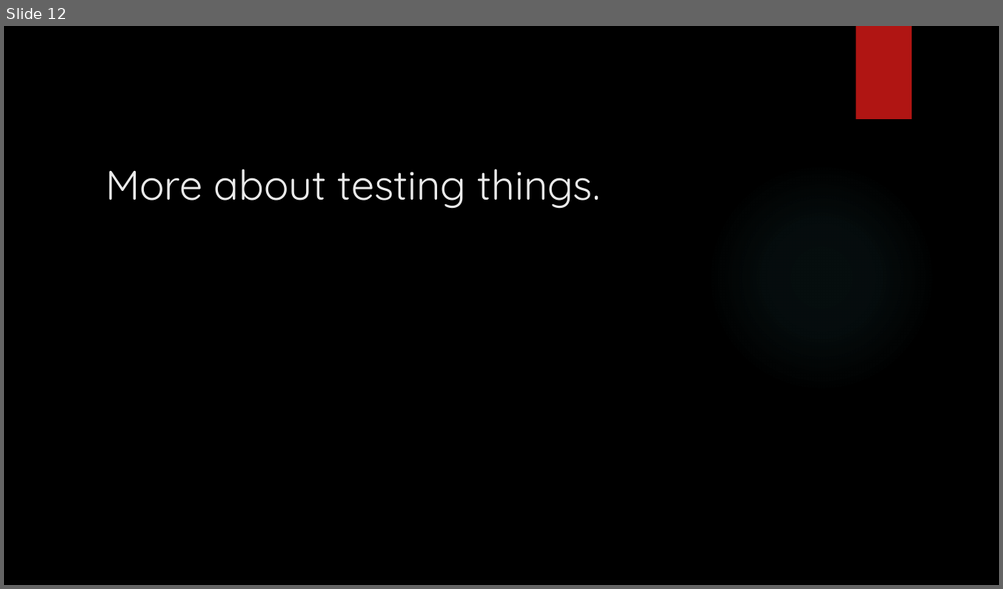
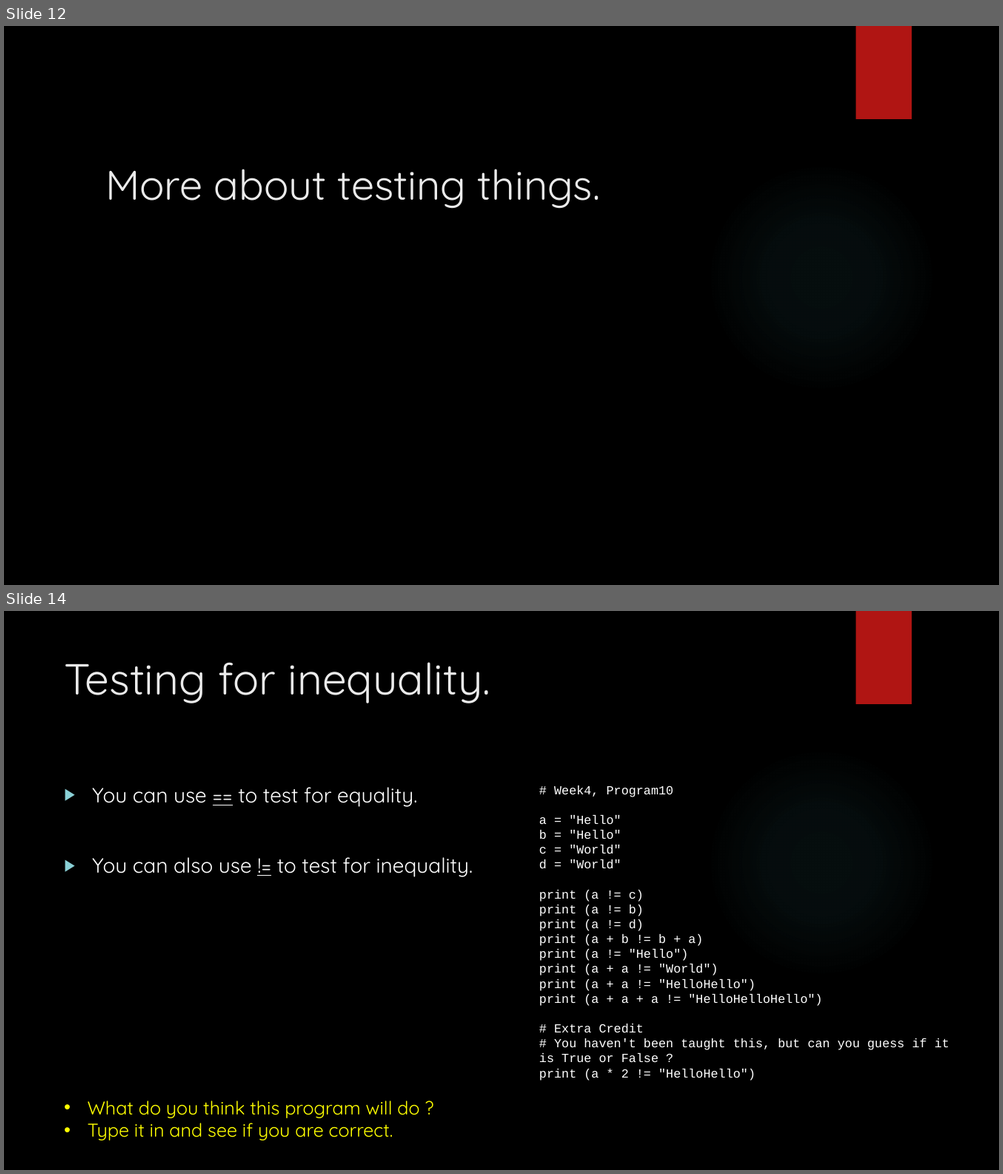
Before and after one commit to davidgroves/DGM_Tutorials, a slide deck: week4/week4.pptx. Shown one above the other, each under a label of ours: slide 12 before the commit, slides 12 and 14 after it; the slides between them are not shown. The pictures are 1003x589 and 1003x1174 pixels, drawn with LibreOffice and Linux fonts; fonts in the diff are those of the drawing; background and template pictures are left out. Boxes give left, top, right and bottom in pixels: in the first picture for what was removed or moved away, otherwise in the second. Text is boxed around its words. In the diff, an @@ line names an element or a change of style, - is before the commit and + after.

Commit message:
Week 4 Draft Finished.

```diff
--- a/week4/week4.pptx
+++ b/week4/week4.pptx
@@ slide 14 added at box(4, 611, 999, 1170), background picture (left out); not listed: 2 template elements that a slide beside it also shows @@
@@ title added at box(64, 662, 490, 703), 42 pt, text #EBEBEB @@
+Testing for inequality.
@@ text added at box(92, 787, 472, 877), 20 pt, text #FFFFFF @@
+▶ You can use == to test for equality.
+▶ You can also use != to test for inequality.
@@ text added at box(539, 786, 949, 1081), 12 pt, text #FFFFFF @@
+# Week4, Program10
+a = "Hello"
+b = "Hello"
+c = "World"
+d = "World"
+print (a != c)
+print (a != b)
+print (a != d)
+print (a + b != b + a)
+print (a != "Hello")
+print (a + a != "World")
+print (a + a != "HelloHello")
+print (a + a + a != "HelloHelloHello")
+# Extra Credit
+# You haven't been taught this, but can you guess if it is True or False ?
+print (a * 2 != "HelloHello")
@@ text added at box(88, 1101, 419, 1141), 18 pt, text #FFFF00 @@
+• What do you think this program will do ?
+• Type it in and see if you are correct.
```
Also in this commit, not shown: 1 slide changed, 9 other slides added, 6 other files.
